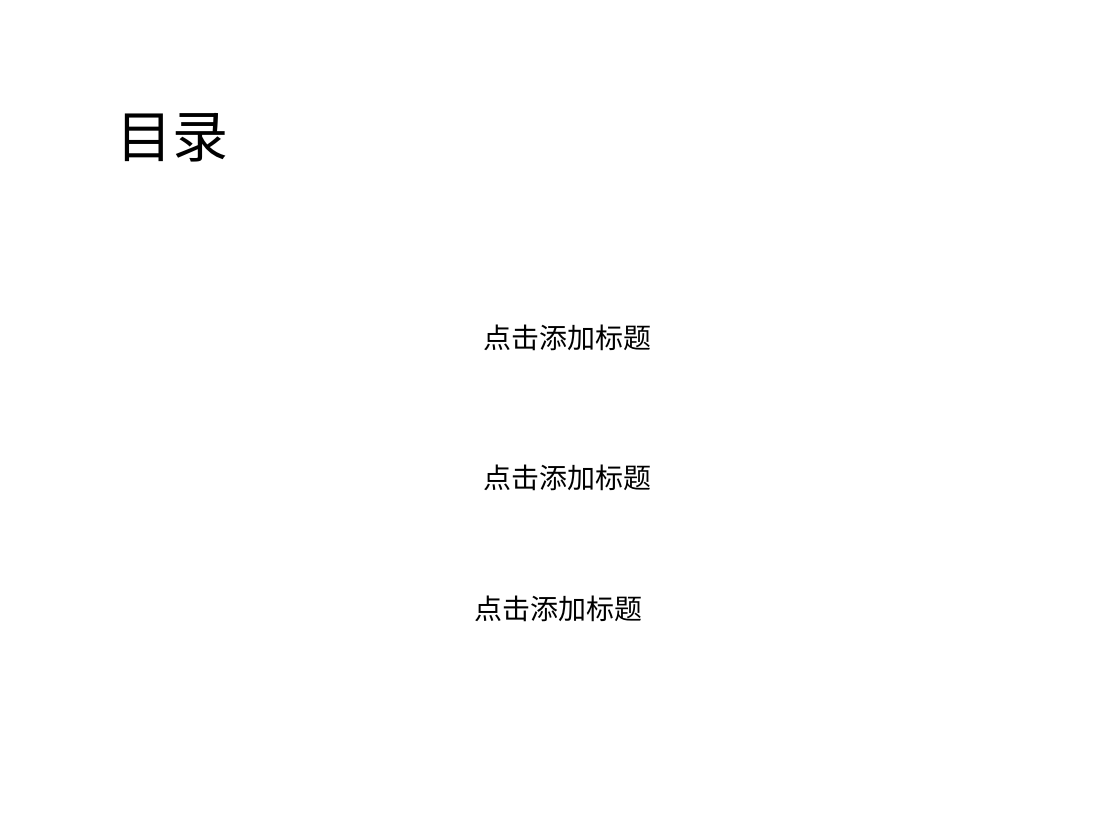
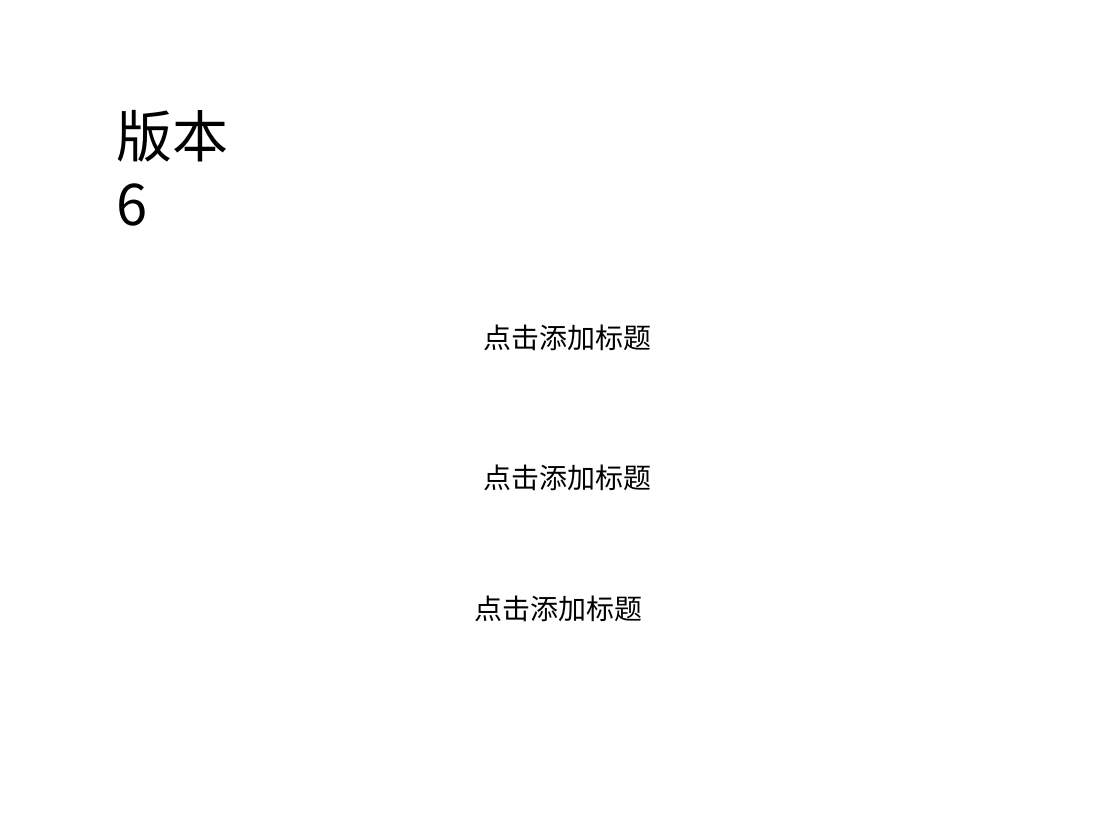
Before and after one commit to ygkee/PPTGit, a slide deck: slide 2 of ppt3480.ppt. Drawn at 1120x840 pixels with LibreOffice and Linux fonts; fonts in the diff are those of the drawing; background and template pictures are left out. Boxes give left, top, right and bottom in pixels: in the first picture for what was removed or moved away, otherwise in the second. Text is boxed around its words. In the diff, an @@ line names an element or a change of style, - is before the commit and + after.

Commit message:
ver 6

```diff
--- a/ppt3480.ppt
+++ b/ppt3480.ppt
@@ text at (x1=116, y1=110, x2=228, y2=226): text changed @@
-目录
+版本 6
```
